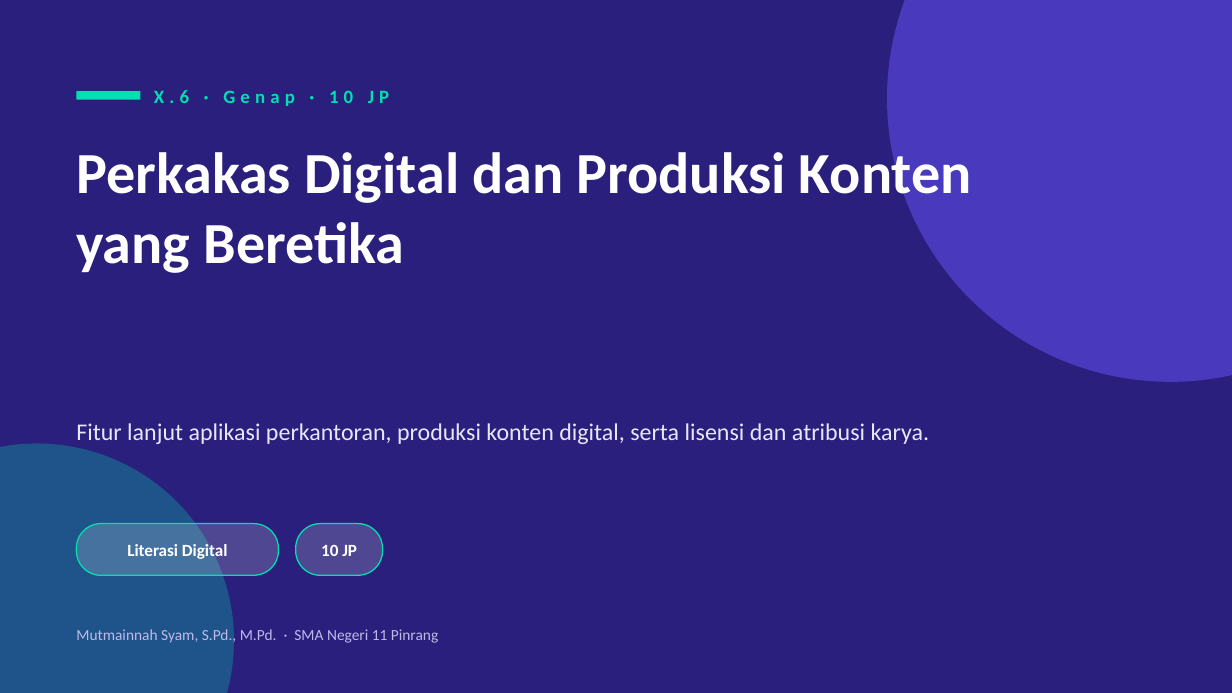
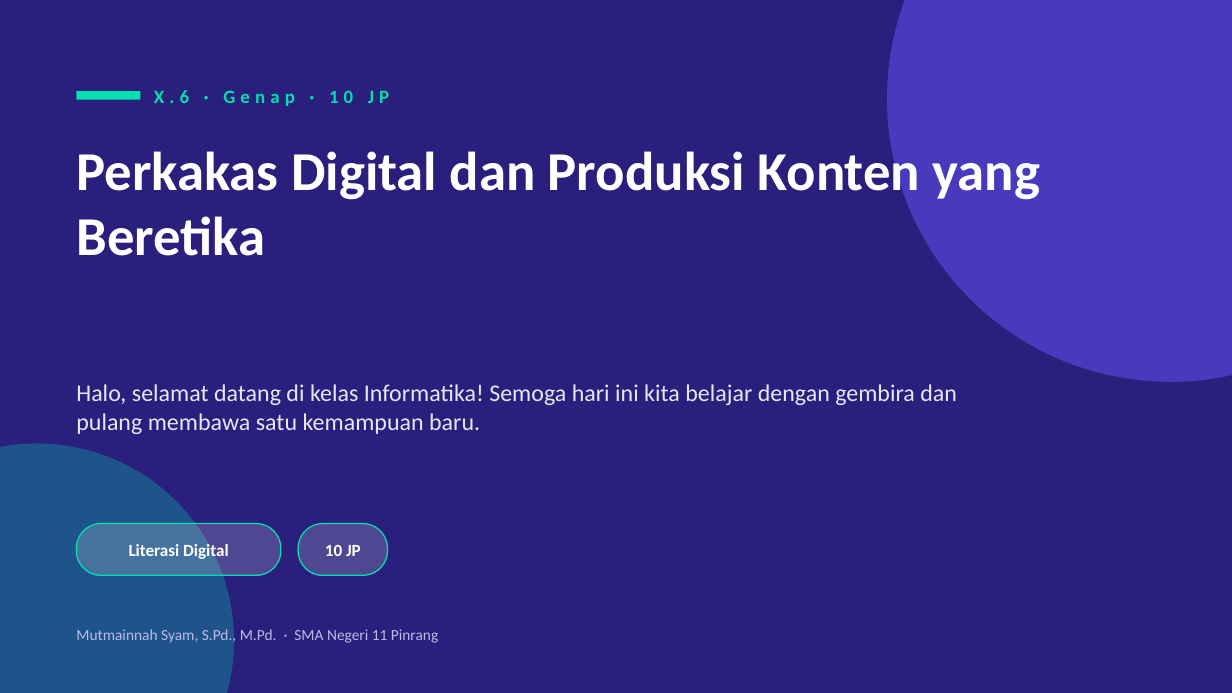
Before and after one commit to idayahinna-afk/tik, a slide deck: slide 93 of Slide Informatika Kelas X - SMAN 11 Pinrang.pptx (slide 53 before the commit). Drawn at 1232x693 pixels with LibreOffice and Linux fonts; fonts in the diff are those of the drawing. Boxes give left, top, right and bottom in pixels: in the first picture for what was removed or moved away, otherwise in the second. Text is boxed around its words. In the diff, an @@ line names an element or a change of style, - is before the commit and + after.

```diff
--- a/Slide Informatika Kelas X - SMAN 11 Pinrang.pptx
+++ b/Slide Informatika Kelas X - SMAN 11 Pinrang.pptx
@@ text "Perkakas Digital dan Produksi Konten ..." at box(76, 144, 1040, 256): size 34 to 32 pt @@
@@ text at box(76, 384, 957, 434): text changed @@
-Fitur lanjut aplikasi perkantoran, produksi konten digital, serta lisensi dan atribusi karya.
+Halo, selamat datang di kelas Informatika! Semoga hari ini kita belajar dengan gembira dan pulang membawa satu kemampuan baru.
@@ text "10 JP": place and size @@
-text "10 JP" at box(321, 545, 357, 556)
+text "10 JP" at box(325, 545, 361, 556)
@@ rounded rectangle: place and size @@
-rounded rectangle at box(296, 524, 382, 575)
+rounded rectangle at box(298, 524, 387, 575)
```
Also in this commit, not shown: 70 other slides changed, 72 slides added, 8 slides removed, 3 other files.
